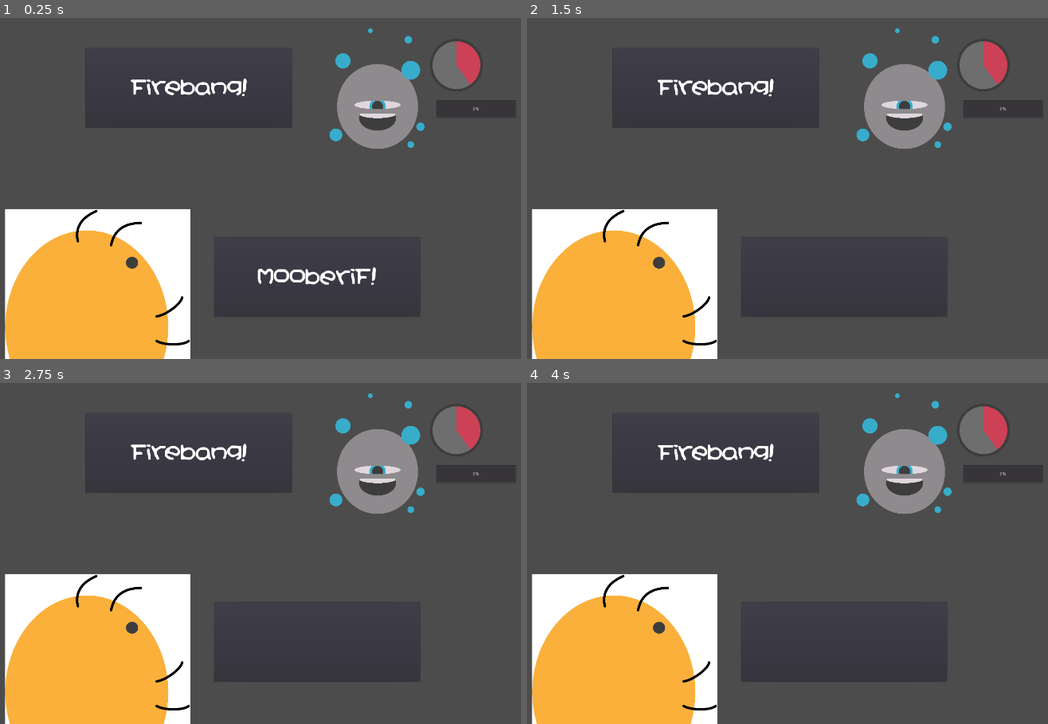
Above: before the commit, frames 1-4 (two rows, left to right).
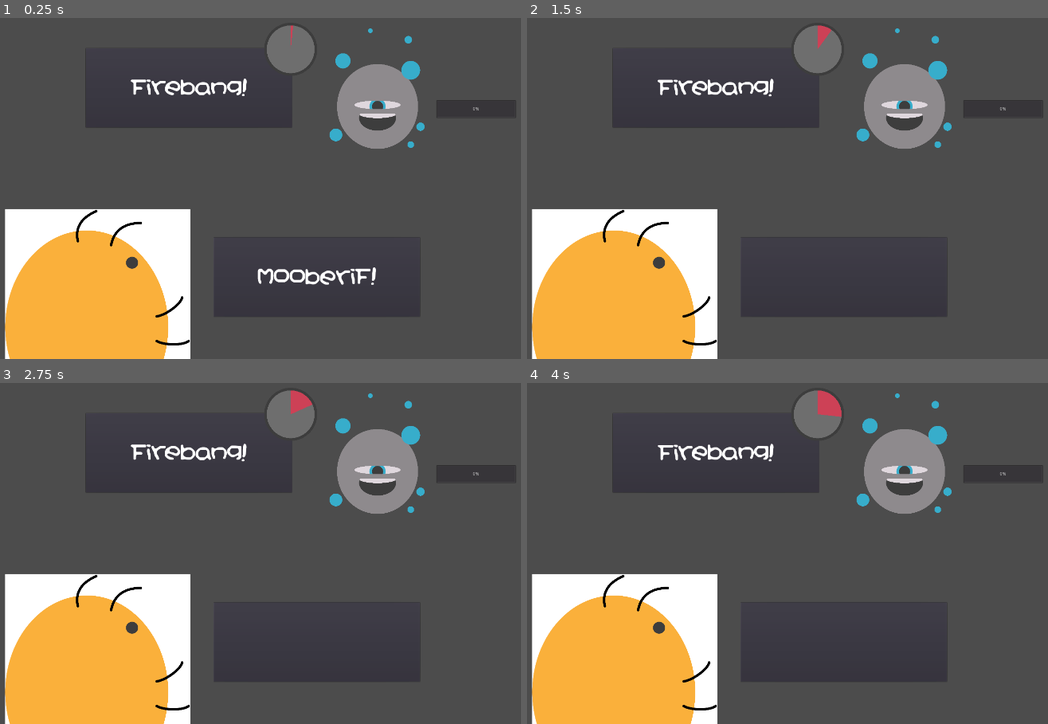
Above: after the commit, the same moments.

Repository: Tzeryushi/Dispelling-Bee
Game: Godot game, scene res://Main.tscn
Same seed, same stepped clock (60 frames per second), same inputs: the game is played once before the commit and once after it.
Inputs:
- Up to frame 1 (0.25 s): no input
- Up to frame 2 (1.5 s): tap Enter (ui_accept) at 0.5, 0.77 s; tap Backspace at 0.6, 1.35 s
- Up to frame 3 (2.75 s): tap Enter (ui_accept) at 1.52 s; tap Backspace at 2.1 s
- Up to frame 4 (4 s): tap Enter (ui_accept) at 2.75, 3.02, 3.77 s; tap Backspace at 2.85, 3.6 s

The runs differ from the first frame. In frame 1, 2.0% of the frame differs, in the area x 51-93%, y 2-21%; in frame 2, 2.0%; in frame 3, 2.0%; in frame 4, 2.0%.

Commit message:
Countdown implemented
Countdown will cycle spells, but other systems (mainly resulting variables from dispels/failures) aren't in place yet. Weighing benefits of signals to broadcast variable changes

Diff:
--- a/combat/Combat.gd
+++ b/combat/Combat.gd
@@ -10,7 +10,9 @@
 
 onready var player_spell_box = $GUI/PSContainer/PSpellText
 onready var enemy_spell_box = $GUI/ESContainer/ESpellText
-onready var enemy_spells = $Enemy/EnemySpells #TEMPORARY! will pull from enemy after behavior is made
+onready var spell_timer = $GUI/SpellTimer
+
+onready var enemy_spells = $Enemy/EnemySpells #TEMPORARY! will pull from Enemy node after behavior is made
 
 var next_spell_count = 0 #TEMPORARY! Behavior will be coded later
 var current_enemy_spell = ""
@@ -51,10 +53,11 @@
 			print("Empty array in enemy spell list. Whoopsie.")
 		enemy_spell_box.bbcode_text = "[center]"+enemy_spells.list[next_spell_count]["Text"]
 	current_enemy_spell = enemy_spells.list[next_spell_count]
+	spell_timer.set_timer(float(current_enemy_spell["Speed"]))
 	next_spell_count += 1
 
 #spell takes an input and formats it accordingly against the currently loaded enemy spell, and compares
-#update in the future to compare against loaded player spells!
+#TODO: update in the future to compare against loaded player spells!
 func spell(input:String) -> void:
 	var e_spell = current_enemy_spell["Solve"]
 	var p_spell = input.to_lower()
@@ -62,3 +65,8 @@
 		next_spell()
 	player_spell = ""
 	player_spell_box.bbcode_text = player_text_tags + player_spell
+
+
+func _on_Timer_timeout():
+	#TODO: Update with damage and so on
+	next_spell()
--- a/combat/Combat.tscn
+++ b/combat/Combat.tscn
@@ -6,6 +6,7 @@
 [ext_resource path="res://GUI/EmptyTimer.png" type="Texture" id=4]
 [ext_resource path="res://GUI/TimerFill.png" type="Texture" id=5]
 [ext_resource path="res://combat/SpellTheme1.tres" type="Theme" id=6]
+[ext_resource path="res://combat/SpellTimer.gd" type="Script" id=7]
 
 [node name="Combat" type="Node2D"]
 script = ExtResource( 1 )
@@ -16,18 +17,6 @@
 margin_left = 2.0
 margin_right = 1922.0
 margin_bottom = 1080.0
-
-[node name="SpellTimer" type="TextureProgress" parent="GUI"]
-margin_left = 1600.0
-margin_top = 113.0
-margin_right = 3600.0
-margin_bottom = 2113.0
-rect_scale = Vector2( 0.08, 0.08 )
-max_value = 1000.0
-value = 400.0
-texture_under = ExtResource( 4 )
-texture_progress = ExtResource( 5 )
-fill_mode = 4
 
 [node name="EnemyHealth" type="ProgressBar" parent="GUI"]
 anchor_left = 1.0
@@ -75,6 +64,21 @@
 fit_content_height = true
 scroll_active = false
 
+[node name="SpellTimer" type="TextureProgress" parent="GUI"]
+margin_left = 1100.0
+margin_top = 65.0
+margin_right = 3100.0
+margin_bottom = 2065.0
+rect_scale = Vector2( 0.08, 0.08 )
+max_value = 1000.0
+texture_under = ExtResource( 4 )
+texture_progress = ExtResource( 5 )
+fill_mode = 4
+script = ExtResource( 7 )
+
+[node name="Timer" type="Timer" parent="GUI/SpellTimer"]
+autostart = true
+
 [node name="Enemy" parent="." instance=ExtResource( 3 )]
 position = Vector2( 1444, 454 )
 
@@ -93,3 +97,5 @@
 texture = ExtResource( 2 )
 
 [node name="AnimationPlayer" type="AnimationPlayer" parent="Player/Pos"]
+
+[connection signal="timeout" from="GUI/SpellTimer/Timer" to="." method="_on_Timer_timeout"]
--- a/combat/Enemy.gd
+++ b/combat/Enemy.gd
@@ -1,4 +1,3 @@
 extends Node2D
 
-#Should take input passed from combat node (from Main) to propagate stats
 #Implement spell cycle and damagers here
--- /dev/null
+++ b/combat/SpellTimer.gd
@@ -0,0 +1,16 @@
+extends TextureProgress
+
+onready var timer = $Timer
+var percentage
+
+func _process(delta) -> void:
+	if timer.get_time_left() > 0:
+		percentage = (1-timer.get_time_left()/timer.get_wait_time())
+		self.value = self.max_value * percentage
+
+func set_timer(time:float) -> void:
+	timer.set_wait_time(time)
+	timer.start()
+
+func start_timer() -> void:
+	timer.start()
--- /dev/null
+++ b/data/PlayerSpells.gd
@@ -0,0 +1,14 @@
+extends Resource
+
+class_name PlayerSpells
+
+#Spellbooks in the future?
+#This is just an idea for a way to keep track of spells.
+#As spells are simply referenced and not changed, and they can only
+#be added to a player*, it makes sense to have them globally accessible.
+
+export var list = {"PEW-PEW":{"Damage":1,"Honey":3}}
+
+func add_spell(name:String, damage:int, cost:int) -> void:
+	list[name]["Damage"] = damage
+	list[name]["Honey"] = cost
--- /dev/null
+++ b/data/Spellbook1.tres
@@ -0,0 +1,12 @@
+[gd_resource type="Resource" load_steps=2 format=2]
+
+[ext_resource path="res://data/PlayerSpells.gd" type="Script" id=1]
+
+[resource]
+script = ExtResource( 1 )
+list = {
+"PEW-PEW": {
+"Damage": 1,
+"Honey": 3
+}
+}
--- a/project.godot
+++ b/project.godot
@@ -7,6 +7,16 @@
 ;   param=value ; assign values to parameters
 
 config_version=4
+
+_global_script_classes=[ {
+"base": "Resource",
+"class": "PlayerSpells",
+"language": "GDScript",
+"path": "res://data/PlayerSpells.gd"
+} ]
+_global_script_class_icons={
+"PlayerSpells": ""
+}
 
 [application]
 
Not shown: 1 places in combat/Combat.tscn that only renumber resources
